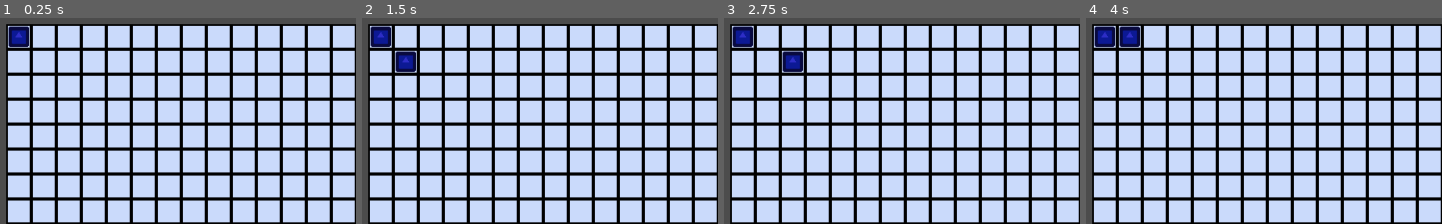
Above: before the commit, frames 1-4 (left to right).
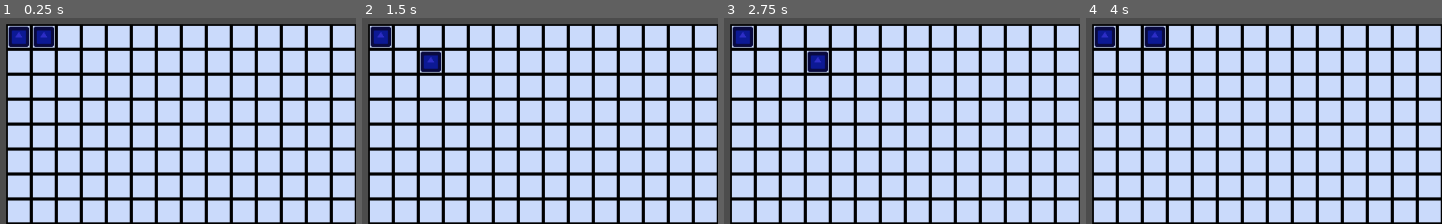
Above: after the commit, the same moments.

Repository: Wes-Ray/grid_ctf
Game: Godot game, scene res://splash_screen/splash_screen.tscn
Two runs of this game, one before a commit and one after it. Both use one fixed random seed, a clock stepped at 60 frames per second and the inputs below. The engine's default icon, where the game draws it, is replaced by a stand-in: a white triangle on a blue panel in a dark square.
Inputs:
- Up to frame 1 (0.25 s): no input
- Up to frame 2 (1.5 s): tap Enter at 0.5 s; hold D (move_right) 0.53-1.28 s; tap Space at 1.25 s; hold S (move_down) from 1.28 s (still down)
- Up to frame 3 (2.75 s): tap Enter at 2 s; release S (move_down) at 2.03 s; hold D (move_right) from 2.03 s (still down)
- Up to frame 4 (4 s): tap Space at 2.75 s; release D (move_right) at 2.78 s; hold W (move_up) 2.78-3.53 s; tap Enter at 3.5 s; hold A (move_left) from 3.53 s (still down)
The pictures show only the part of the screen within x 0-50%, y 0-50%; the shares and areas given below are measured in that part.

The runs differ from the first frame. In frame 1, 0.6% of the frame differs, in the area x 2-16%, y 3-15%; in frame 2, 1.2%, in the area x 9-23%, y 16-27%; in frame 3, 1.2%; in frame 4, 1.2%.

Commit message:
collision detection created

Diff:
--- a/grid_ctf_client/grid/grid.gd
+++ b/grid_ctf_client/grid/grid.gd
@@ -12,9 +12,12 @@
 onready var player_inst := preload("res://player.tscn")
 
 var players = []  # local player objects, aligns with player_data array
-var player_data = []  # list of player data, received from server, aligns with players array
-
-enum {COORDS = 0, COLOR = 1}
+# list of player locations, aligns with players array, updated each tick
+var player_coords = []
+# list of player data, received from server, aligns with players array, updated only when needed
+# use enum for specific data, player_data[player_id][TEAM]
+var player_data = []
+enum Pd {TEAM = 0, COLOR = 1}
 
 func _ready():
 	generate_map()
@@ -42,18 +45,33 @@
 	elif Input.is_action_just_pressed("move_down"):
 		move_player(1, Vector2.DOWN)
 
+	# check for collisions between players
+	# if player not on same team, and check what side they're on
+
+
+
+
 	# update grid reflection of player_cell_pos
 	for id in range(len(players)):
-		players[id].position = (player_data[id][COORDS] * CELL_WIDTH) + origin.position
+		players[id].position = (player_coords[id] * CELL_WIDTH) + origin.position
 
 
+# this function should be used server-side, a remote function for the client will
+# only send inputs with their player_id to the server
 func move_player(player_id : int, dir : Vector2) -> void:
 	# clamp cell_pos to grid_width and height
-	var new_pos = player_data[player_id][COORDS] + dir
+	var new_pos = player_coords[player_id] + dir
 	var new_x = clamp(new_pos.x, 0, GRID_WIDTH-1)
 	var new_y = clamp(new_pos.y, 0, GRID_HEIGHT-1)
-	player_data[player_id][COORDS] = Vector2(new_x, new_y)
-	print(player_data)
+	new_pos = Vector2(new_x, new_y)  # update with clamp
+
+	# check for collisions
+	for other_p_id in range(len(player_coords)):
+		if other_p_id != player_id:  # skip yourself
+			if player_coords[other_p_id] == new_pos:  # landed on other player
+				print("COLLISION!!")
+
+	player_coords[player_id]= Vector2(new_pos)
 
 
 func generate_map() -> void:
@@ -73,11 +91,19 @@
 	var new_players = []
 	# generate player_data array SERVER
 	for x in range(player_count):
-		player_data.append([Vector2(), Color()])
+		player_coords.append(Vector2(x, 0))
+
+		# append array with length of enums
+		var new_array = []
+		new_array.resize(len(Pd))
+		player_data.append(new_array)
+		player_data[x][Pd.TEAM] = x % 2
 
 		# create new player and add to list
 		var new_player = player_inst.instance()
 		origin.add_child(new_player)
 		new_players.append(new_player)
 
+	print(player_data)
+
 	return new_players
